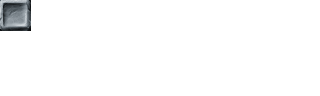
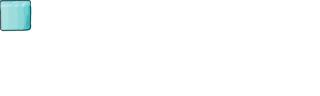
Revision of a layered 320 x 96 image; what changed, layer by layer:
added layer "Warstwa 13" above "Warstwa 12(wklejone)" over 0, 0, 32, 32
hid "Warstwa 12(wklejone)", opacity 100% → 57% over 0, 0, 32, 32
